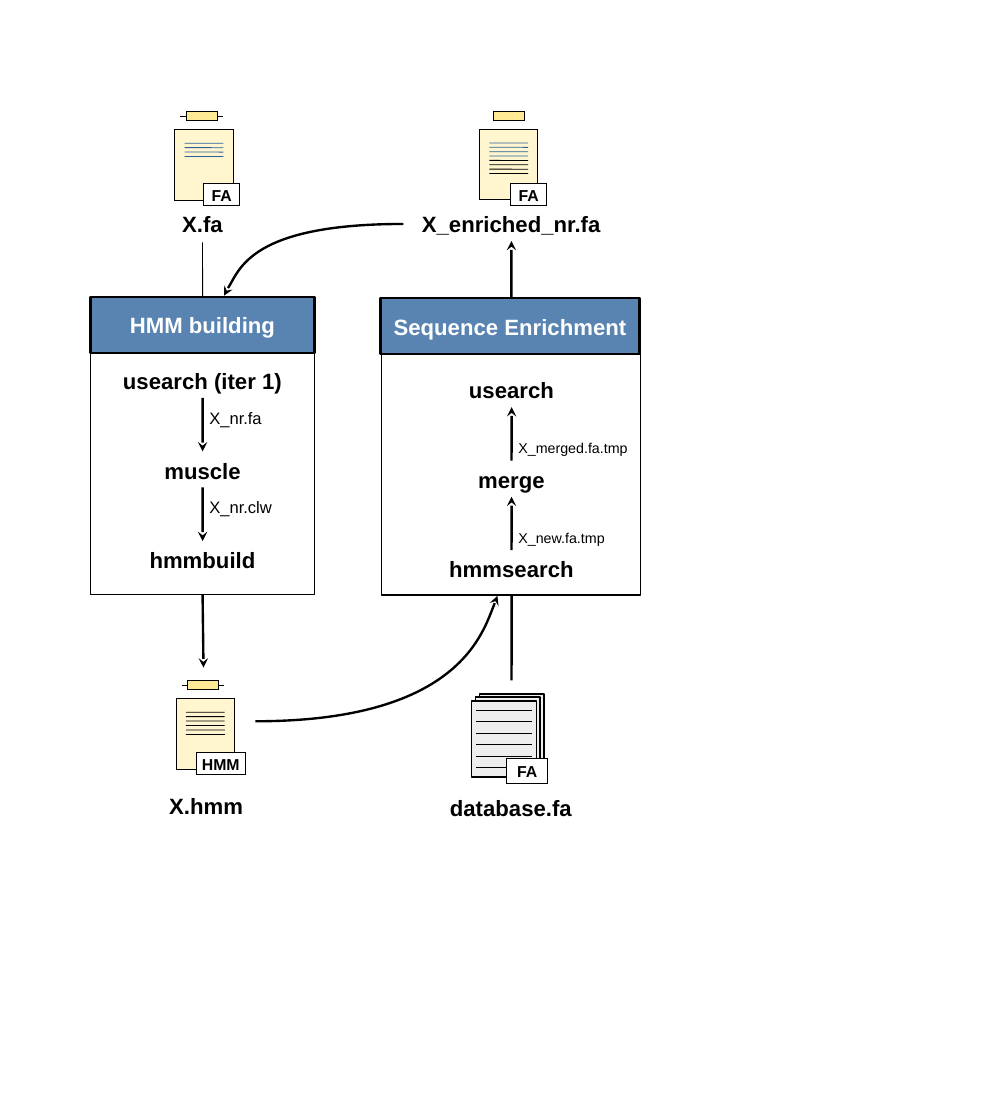
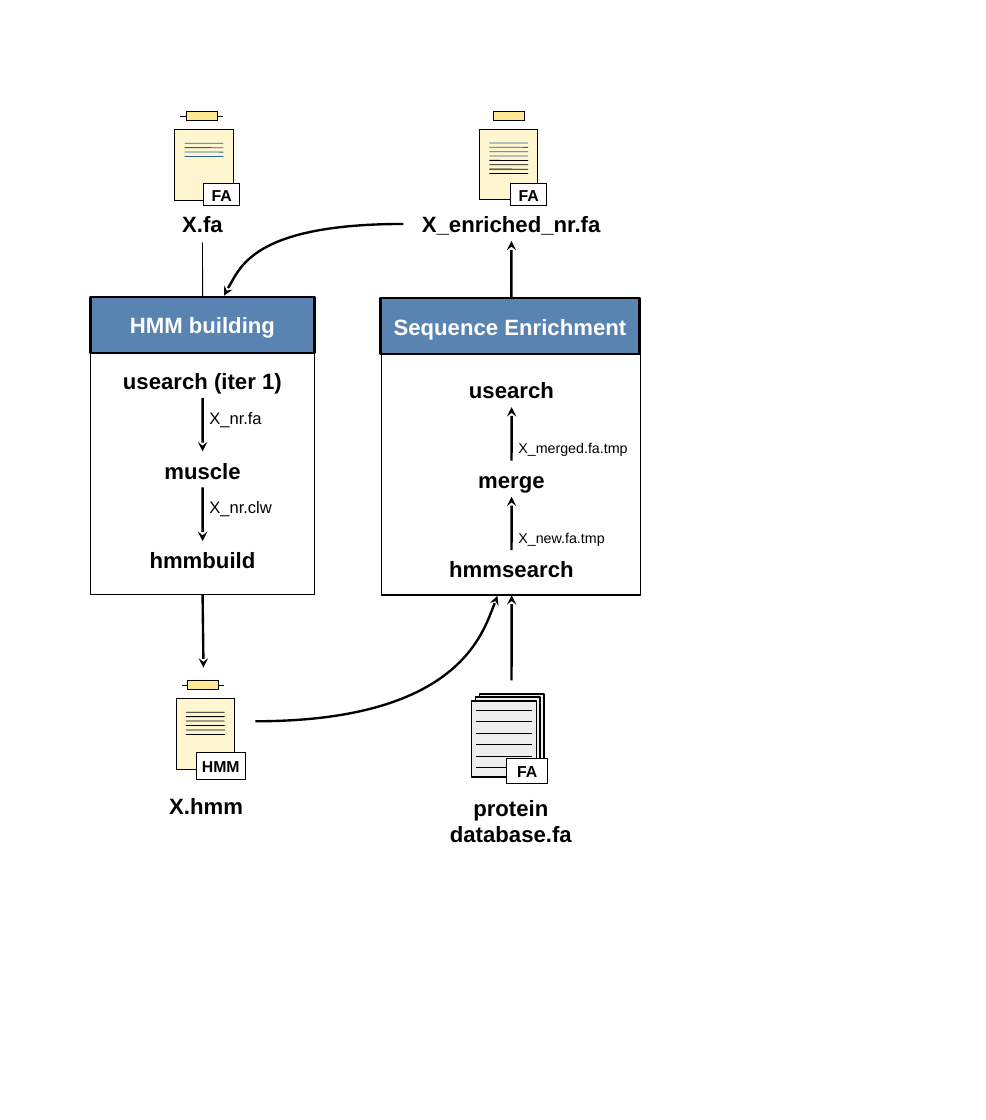
Before and after one commit to nchePortfolio/cusProSe, a slide deck: slide 5 of docs/iterhmmbuild/pipeline.odp. Drawn at 986x1120 pixels with LibreOffice and Linux fonts; fonts in the diff are those of the drawing. Boxes give left, top, right and bottom in pixels: in the first picture for what was removed or moved away, otherwise in the second. Text is boxed around its words. In the diff, an @@ line names an element or a change of style, - is before the commit and + after.

```diff
--- a/docs/iterhmmbuild/pipeline.odp
+++ b/docs/iterhmmbuild/pipeline.odp
@@ line (511, 681) - (511, 595): line to arrow @@
@@ rectangle "HMM": place and size @@
-rectangle "HMM" at [196,753,245,775]
+rectangle "HMM" at [196,753,245,780]
@@ text at [450,800,572,843]: text changed @@
-database.fa
+protein
+database.fa
```
Also in this commit, not shown: 5 other files.
